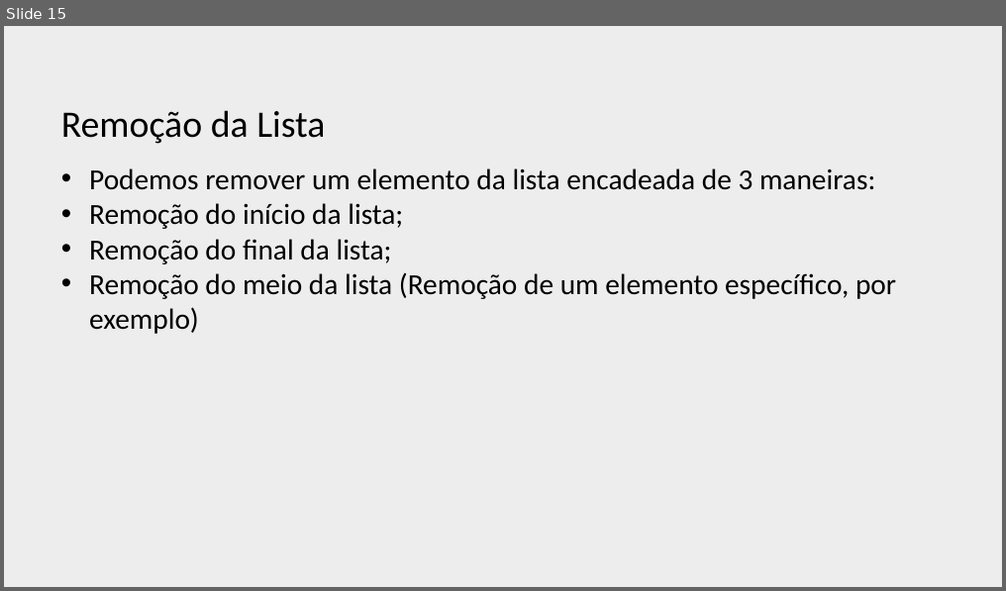
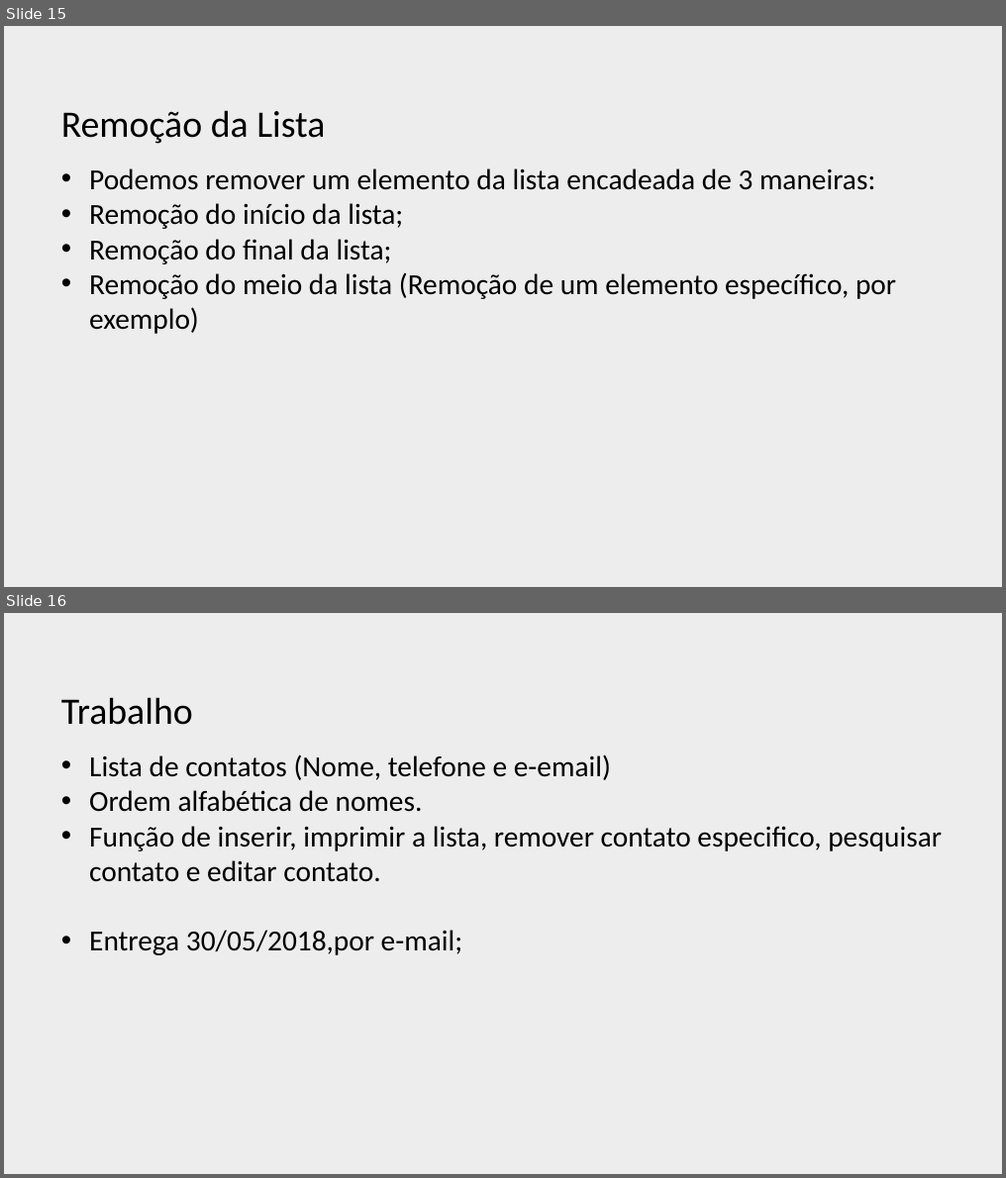
Before and after one commit to profJulioMomente/EstruturasDados_EngComp, a slide deck: 2018/2018.04.23-Listas.pptx. Shown one above the other, each under a label of ours: slide 15 before the commit, slides 15 and 16 after it. The pictures are 1006x591 and 1006x1178 pixels, drawn with LibreOffice and Linux fonts; fonts in the diff are those of the drawing; background and template pictures are left out. Boxes give left, top, right and bottom in pixels: in the first picture for what was removed or moved away, otherwise in the second. Text is boxed around its words. In the diff, an @@ line names an element or a change of style, - is before the commit and + after.

```diff
--- a/2018/2018.04.23-Listas.pptx
+++ b/2018/2018.04.23-Listas.pptx
@@ slide 16 added at [4,613,1002,1174], background picture (left out) @@
@@ title added at [61,697,193,725], 36 pt, text #000000 @@
+Trabalho
@@ text added at [89,755,942,956], 28 pt, text #000000 @@
+• Lista de contatos (Nome, telefone e e-email)
+• Ordem alfabética de nomes.
+• Função de inserir, imprimir a lista, remover contato especifico, pesquisar contato e editar contato.
+• Entrega 30/05/2018,por e-mail;
```
Also in this commit, not shown: 1 other file.
